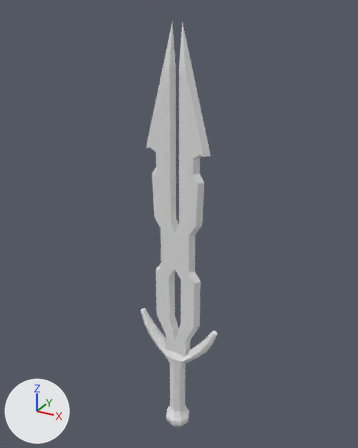
One commit to the FBX model Assets/3D models/candidate/sword_03.fbx: the scene before it, then after it.
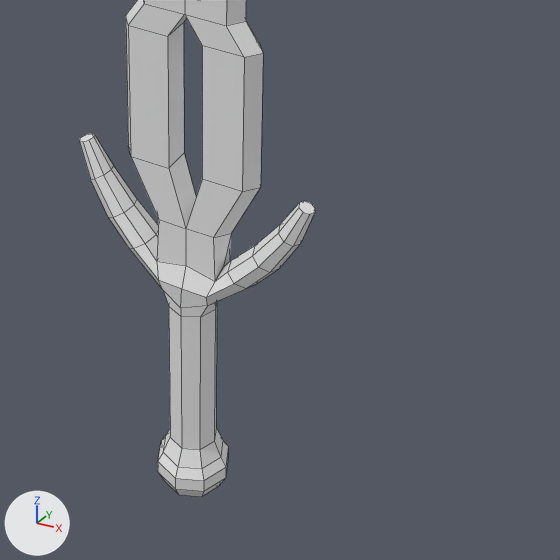
Each version is shown whole from a 50 mm camera at (1.6, -2.88, 1.67) aimed at (-0.04, 0.09, 0.19), then close up on the part from 32% to 83% of the width and 59% to 100% of the height. Lighting does not change. The marker at lower left points along +X, +Y and +Z. The close-ups show mesh edges as thin lines. Where no turn or scale is listed for an object, it has been applied to the vertices.

The older version as bpy lines, for what is in view:
```python
me_cube_031 = bpy.data.meshes.new('Cube.031')
me_cube_031.from_pydata(...)  # 247 vertices, 246 faces; spans x -0.35..0.35, y -0.11..0.1, z -1.68..1.59
me_cube_031.materials.append(mat_sword1)  # white #e7e7e7
ob_sword_03 = bpy.data.objects.new('sword_03', me_cube_031)
ob_sword_03.location = (0.0, 0.0, 0.0)
```
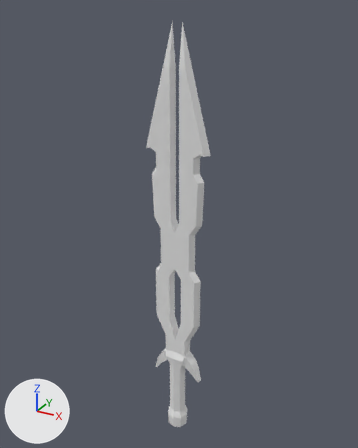
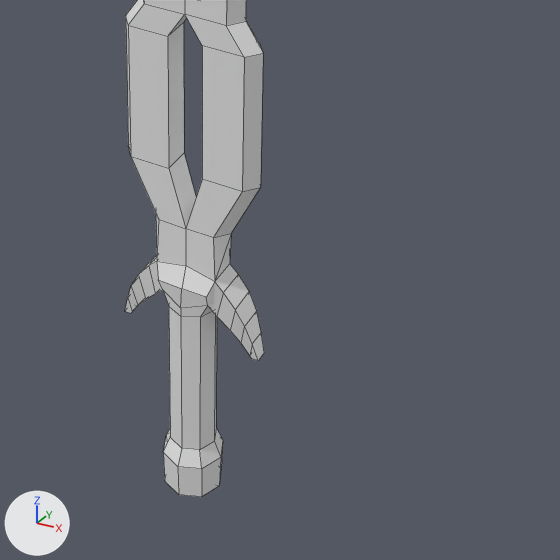
Commit message: New swords

Diff of the bpy script that builds the scene:
```diff
--- a/Assets/3D models/candidate/sword_03.fbx.py
+++ b/Assets/3D models/candidate/sword_03.fbx.py
@@ me_cube_031 @@
 # used by ob_sword_03; location = (0.0, 0.0, 0.0)
-me_cube_031.from_pydata(...)  # 247 vertices, 246 faces; spans x -0.35..0.35, y -0.11..0.1, z -1.68..1.59
+me_cube_031.from_pydata(...)  # 203 vertices, 208 faces; spans x -0.25..0.25, y -0.09..0.09, z -1.67..1.59
+# me_cube_031 part 1
+# 44 vertices are removed from x -0.35..0.35, y -0.06..0.06, z -1.0..-0.6
+# 74 faces are deleted
+# 24 vertices move from x -0.3..0.3, y -0.04..0.04, z -0.89..-0.69 to x -0.17..0.17, y -0.04..0.04, z -1.08..-0.92
+# 10 vertices are added at x -0.21..0.21, y -0.03..0.03, z -1.13..-1.07
+# 6 new vertices lie (0.0, 0.04, 0.0) away from vertices in x -0.21..0.21, y -0.02, z -1.13..-1.12
+# 52 new faces join them
+# me_cube_031 part 2
+# 16 vertices are removed from x -0.1..0.1, y -0.11..0.1, z -1.6..-1.56
+# 24 faces are deleted
+# 1 vertex moves from x 0.0, y 0.0, z -1.68 to x 0.0, y 0.0, z -1.67
+# 8 new faces join them
 me_cube_031.materials.append(mat_sword1)
```

Where the change shows, as pixel boxes [x1, y1, x2, y2] in the close-ups (560 x 560 px; the box of a moved part takes in the faces that stretch with it):
'sword_03', reshaped: before [79, 0, 315, 497]; after [125, 0, 264, 497]
part 1 of me_cube_031, moved or reshaped: before [79, 134, 315, 317]; after [125, 215, 264, 361]
part 2 of me_cube_031, cut back: before [158, 436, 228, 497]; after [163, 442, 223, 497]
